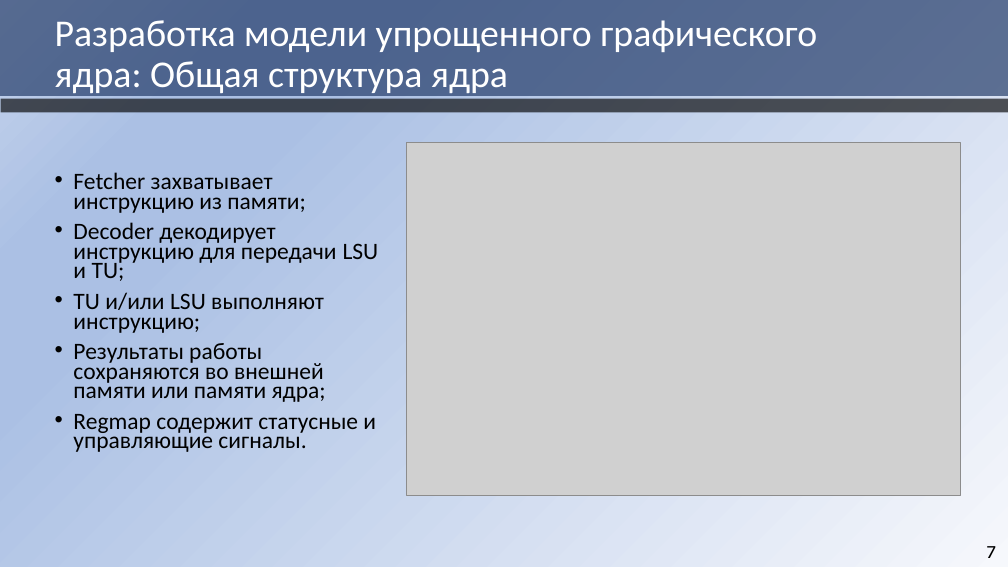
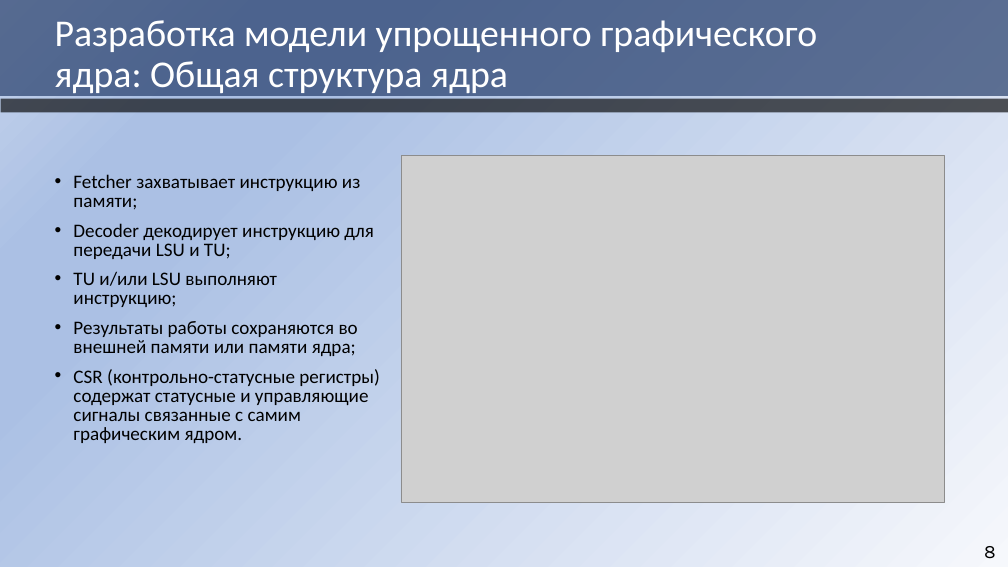
Before and after one commit to HaMeNopeDiot/hardware_gpu, a slide deck: slide 8 of docs/starukhin_dissertation/magister_pres.pptx (slide 7 before the commit). Drawn at 1008x567 pixels with LibreOffice and Linux fonts; fonts in the diff are those of the drawing; grey boxes stand for pictures. Boxes give left, top, right and bottom in pixels: in the first picture for what was removed or moved away, otherwise in the second. Text is boxed around its words. In the diff, an @@ line names an element or a change of style, - is before the commit and + after.

```diff
--- a/docs/starukhin_dissertation/magister_pres.pptx
+++ b/docs/starukhin_dissertation/magister_pres.pptx
@@ text at (x1=73, y1=174, x2=373, y2=356): size 22.4 to 18.2 pt in "Fetcher захватывает инструкцию из памяти;", "Decoder декодирует инструкцию для передачи LSU и ...", "TU и/или LSU выполняют инструкцию;", "Результаты работы сохраняются во внешней памяти или ..."; line spacing 0.7 to 0.83 @@
@@ picture resized from (x1=406, y1=142, x2=960, y2=495) to (x1=401, y1=155, x2=944, y2=502) @@
@@ text at (x1=73, y1=369, x2=380, y2=443): text changed; size 22.4 to 18.2 pt @@
-• Regmap содержит статусные и управляющие сигналы.
+• CSR (контрольно-статусные регистры) содержат статусные и управляющие сигналы связанные с самим графическим ядром.
@@ page number at (x1=984, y1=546, x2=996, y2=559): text changed @@
-7
+8
```
Also in this commit, not shown: 7 other slides changed, 4 slides added, 3 slides removed.
